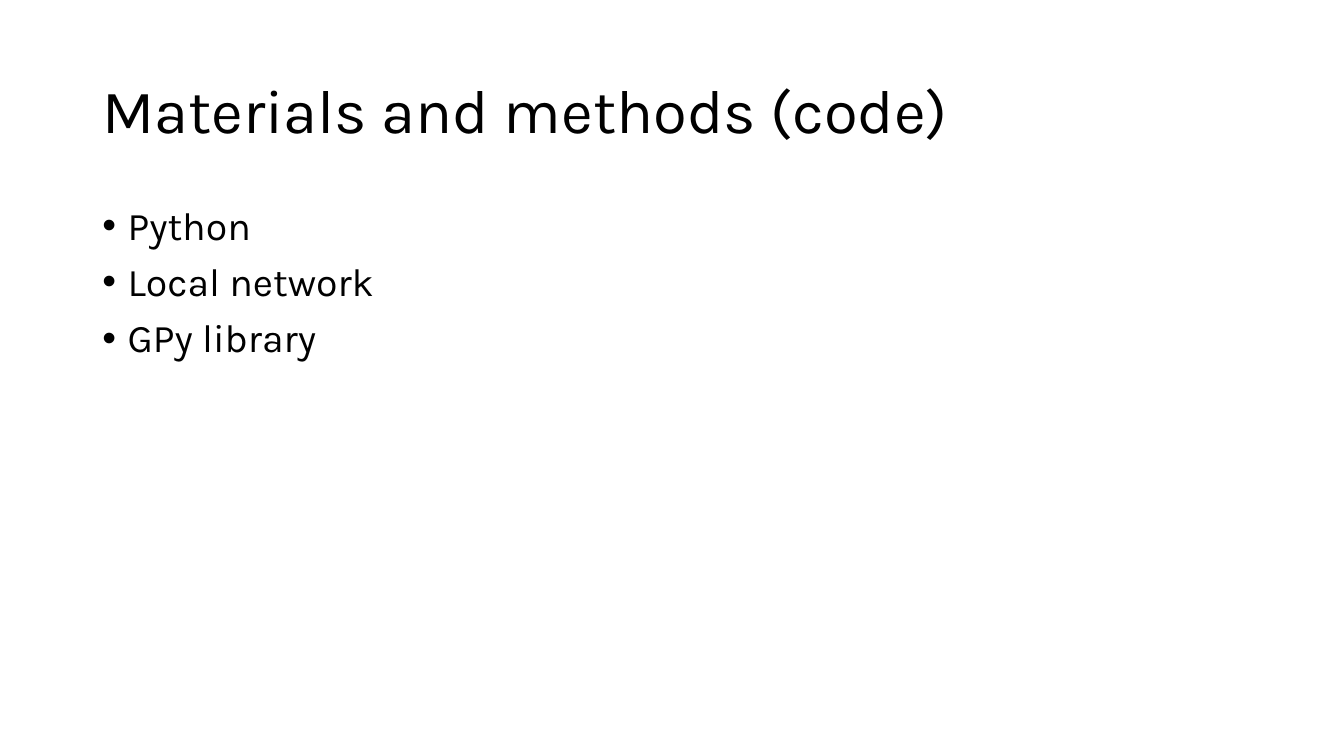
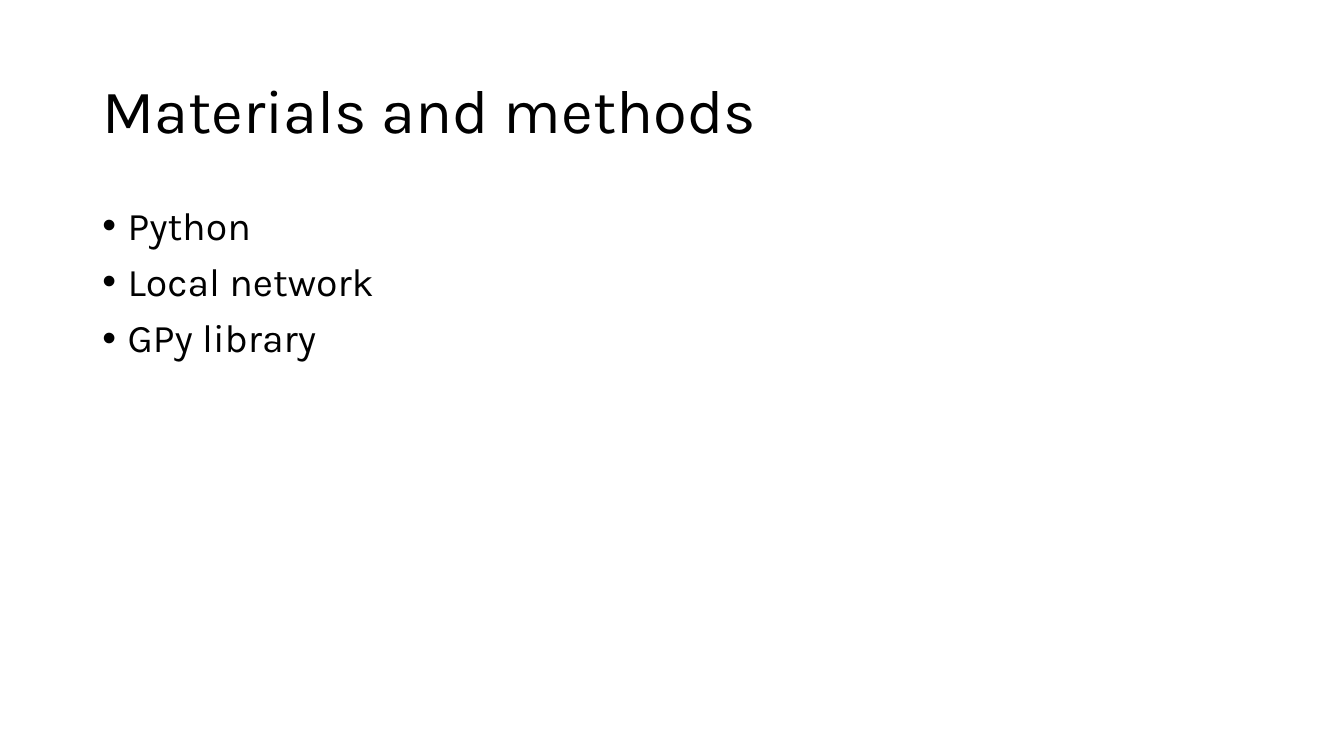
Before and after one commit to mlowe308/Legolas_textCellLoc, a slide deck: slide 26 of Hauber_poster_presentation/Hauber Presentation 7.25.pptx. Drawn at 1344x756 pixels with LibreOffice and Linux fonts; fonts in the diff are those of the drawing; background and template pictures are left out. Boxes give left, top, right and bottom in pixels: in the first picture for what was removed or moved away, otherwise in the second. Text is boxed around its words. In the diff, an @@ line names an element or a change of style, - is before the commit and + after.

```diff
--- a/Hauber_poster_presentation/Hauber Presentation 7.25.pptx
+++ b/Hauber_poster_presentation/Hauber Presentation 7.25.pptx
@@ title at [102, 90, 756, 134]: text changed @@
-Materials and methods (code)
+Materials and methods
```
Also in this commit, not shown: 4 other slides changed.
